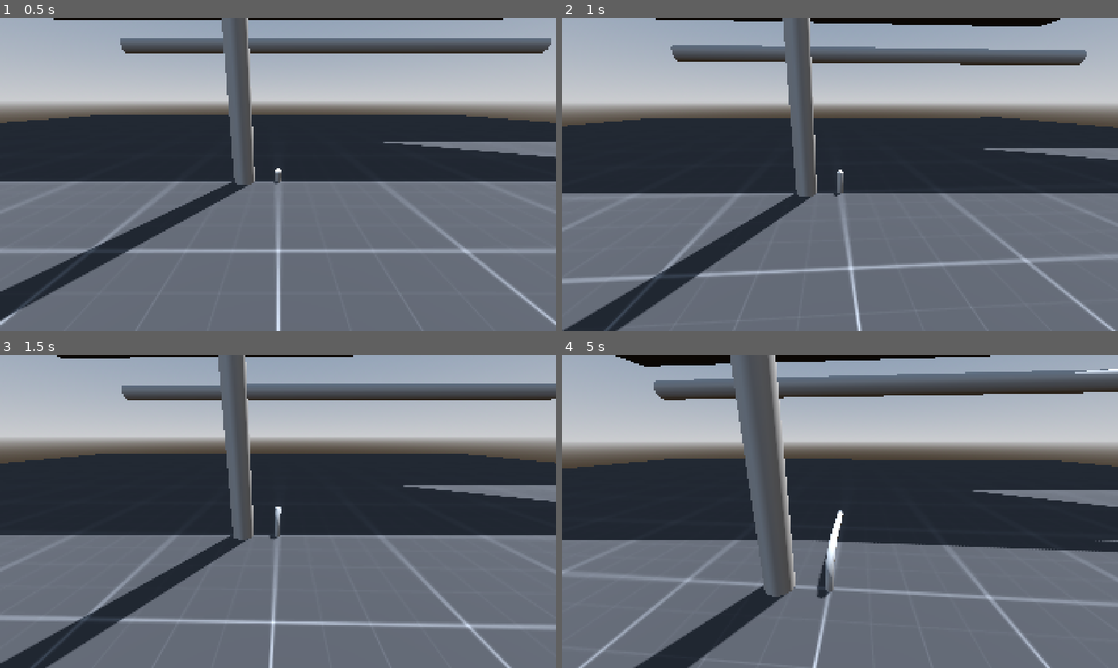
Above: before the commit, frames 1-4 (two rows, left to right).
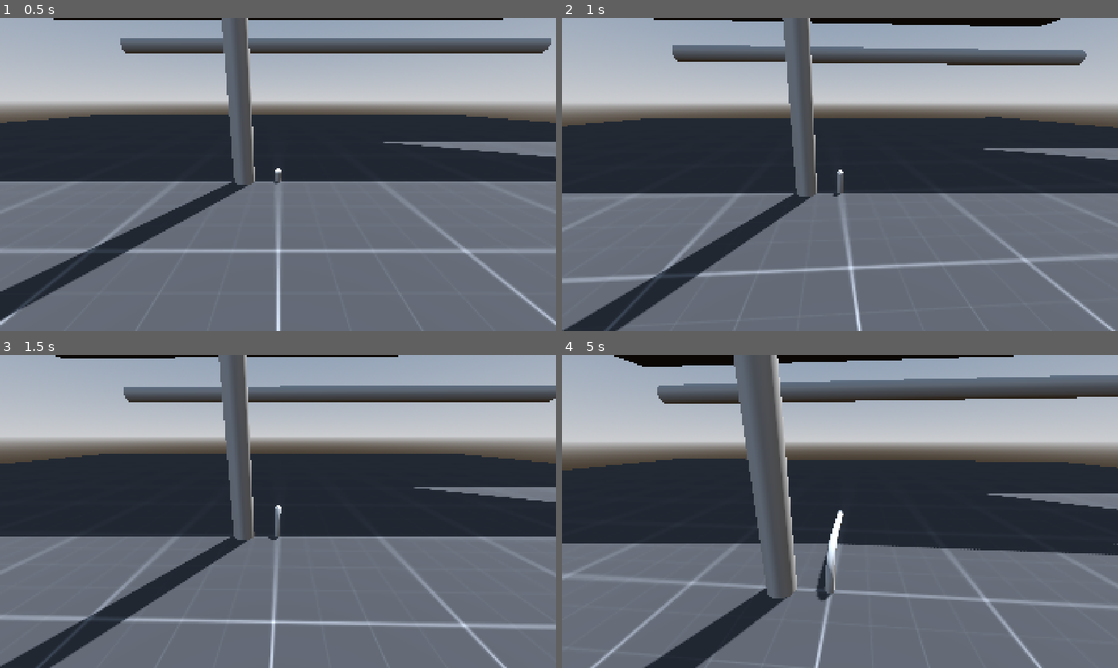
Above: after the commit, the same moments.

Repository: Bartticus/godot-wild-jam-79
Game: Godot game, scene res://Scenes/test_scene.tscn
Two runs of this game, one before a commit and one after it. Both use one fixed random seed, a clock stepped at 60 frames per second and the inputs below.
Inputs (mouse positions are in pixels of both pictures, inside the frame that each line leads up to):
- Up to frame 1 (0.5 s): no input
- Up to frame 2 (1 s): tap Enter (ui_accept) at 0.5, 0.77 s; move the mouse to (867, 174) at 0.52 s; press the mouse at (867, 174) at 0.53 s; hold W (move_forward) from 0.53 s (still down)
- Up to frame 3 (1.5 s): keep holding W (move_forward); move the mouse to (250, 511) at 1.27 s; release the mouse at (250, 511) at 1.28 s; click (250, 511) at 1.35 s
- Up to frame 4 (5 s): keep holding W (move_forward); tap Enter (ui_accept) at 1.52, 3.02, 3.77, 4.52 s; move the mouse to (851, 505) at 2.02 s; press the mouse at (851, 505) at 2.03 s; move the mouse to (834, 517) at 2.77 s; release the mouse at (834, 517) at 2.78 s; click (834, 517) at 2.85 s; move the mouse to (878, 514) at 3.52 s; press the mouse at (878, 514) at 3.53 s; move the mouse to (795, 508) at 4.27 s; release the mouse at (795, 508) at 4.28 s; click (795, 508) at 4.35 s

Frame 1 is identical in both runs. In frame 2, less than 0.1% of the frame differs, in the area x 16-95%, y 0-58%; in frame 3, 3.5%; in frame 4, 11%, in the area x 0-100%, y 0-100%.

Commit message:
Trying to make vertical changes in direction more gradual. Still need to do work on horizontal direction changes

Diff:
--- a/Scenes/vine_path.gd
+++ b/Scenes/vine_path.gd
@@ -1,7 +1,9 @@
 extends Path3D
 
 @export var bend_down = false as bool
+@export var influence_y = 1.0
 @export var influence_dictionary = {'move_forward': 0.0, 'move_backward': 0.0, 'move_left': 0.0, 'move_right': 0.0} as Dictionary
+@export var turn_speed = 0.75
 
 @onready var vine_controller := $VineController as CharacterBody3D
 @onready var contoller_mesh := $VineController/MeshInstance3D as MeshInstance3D
@@ -49,9 +51,15 @@
 	anchor["end"] = vine_controller.global_position
 
 func handle_inputs(delta):
-	handle_bend_down()
+	handle_bend_down(delta)
 	for input in influence_dictionary.keys():
-		iterate_directional_influence(input, delta)
+		var is_greatest_influence = influence_dictionary.find_key(get_greatest_influence()) == input
+		iterate_directional_influence(input, delta, is_greatest_influence)
+
+func get_greatest_influence():
+	var sorted_influences = influence_dictionary.values()
+	sorted_influences.sort()
+	return sorted_influences[-1]
 
 func add_next_point(delta):
 	var x_axis = calculate_x_axis(delta)
@@ -67,18 +75,27 @@
 	vine_controller.move_and_slide()
 	curve.add_point(vine_controller.global_position)
 
-func handle_bend_down():
+func handle_bend_down(delta):
 	bend_down = Input.is_action_pressed('bend_down')
+	# If we are pointing straight up, begin to tilt the vine slightly forward
+	if (get_greatest_influence() == 0 && (bend_down || influence_y <= 0.0)):
+		increase_directional_influence('move_forward', delta)
 
-func iterate_directional_influence(input, delta):
+func iterate_directional_influence(input, delta, is_greatest_influence):
+	if Input.is_action_pressed(input) || (is_greatest_influence && ((bend_down && influence_y > 0.0) || (influence_y <= 0.0 && !bend_down))):
+		increase_directional_influence(input, delta)
+	else:
+		decrease_directional_influence(input, delta)
+
+func increase_directional_influence(input, delta):
 	var current_influence = influence_dictionary[input]
-	var delta_multiplier = 1.0
-	if Input.is_action_pressed(input):
-		var new_influence_amount = (current_influence + (delta * delta_multiplier))
-		influence_dictionary.set(input, [new_influence_amount, 1].min())
-	else:
-		var new_influence_amount = (current_influence - (delta * (delta_multiplier / 2)))
-		influence_dictionary.set(input, [new_influence_amount, 0].max())
+	var new_influence_amount = (current_influence + (delta * turn_speed))
+	influence_dictionary.set(input, [new_influence_amount, 1].min())
+
+func decrease_directional_influence(input, delta):
+	var current_influence = influence_dictionary[input]
+	var new_influence_amount = (current_influence - (delta * (turn_speed / 2)))
+	influence_dictionary.set(input, [new_influence_amount, 0].max())
 
 func calculate_x_axis(delta):
 	return (influence_dictionary['move_right'] - influence_dictionary['move_left']) * delta
@@ -87,7 +104,19 @@
 	return (influence_dictionary['move_backward'] - influence_dictionary['move_forward']) * delta
 
 func calculate_y_axis(x_axis, z_axis, delta):
-	var y_axis = delta - [abs(x_axis), abs(z_axis)].max()
-	if bend_down:
+	var max_tilt = [abs(x_axis), abs(z_axis)].max()
+	var y_axis = delta - max_tilt
+	calculate_influence_y(delta)
+
+	if (influence_y <= 0):
 		y_axis = -y_axis
 	return y_axis
+
+func calculate_influence_y(delta):
+	var existing_influence = 1.0 - get_greatest_influence()
+	if (influence_y <= 0.0):
+		existing_influence = -existing_influence
+	if bend_down:
+		influence_y = [[(influence_y - (delta * turn_speed)), existing_influence].min(), -1].max()
+	else:
+		influence_y = [[(influence_y + (delta * turn_speed)), existing_influence].max(), 1].min()
--- a/Scenes/vine_path.tscn
+++ b/Scenes/vine_path.tscn
@@ -25,6 +25,7 @@
 script = ExtResource("1_i67k4")
 
 [node name="CSGPolygon3D" type="CSGPolygon3D" parent="."]
+use_collision = true
 polygon = PackedVector2Array(-0.137531, 0.0508929, -0.0694265, 0.134122, 0.0711122, 0.134593, 0.132261, 0.0569297, 0.122923, -0.0827187, 0.0537749, -0.141041, -0.0669762, -0.137534, -0.13089, -0.0813054)
 mode = 2
 path_node = NodePath("..")
